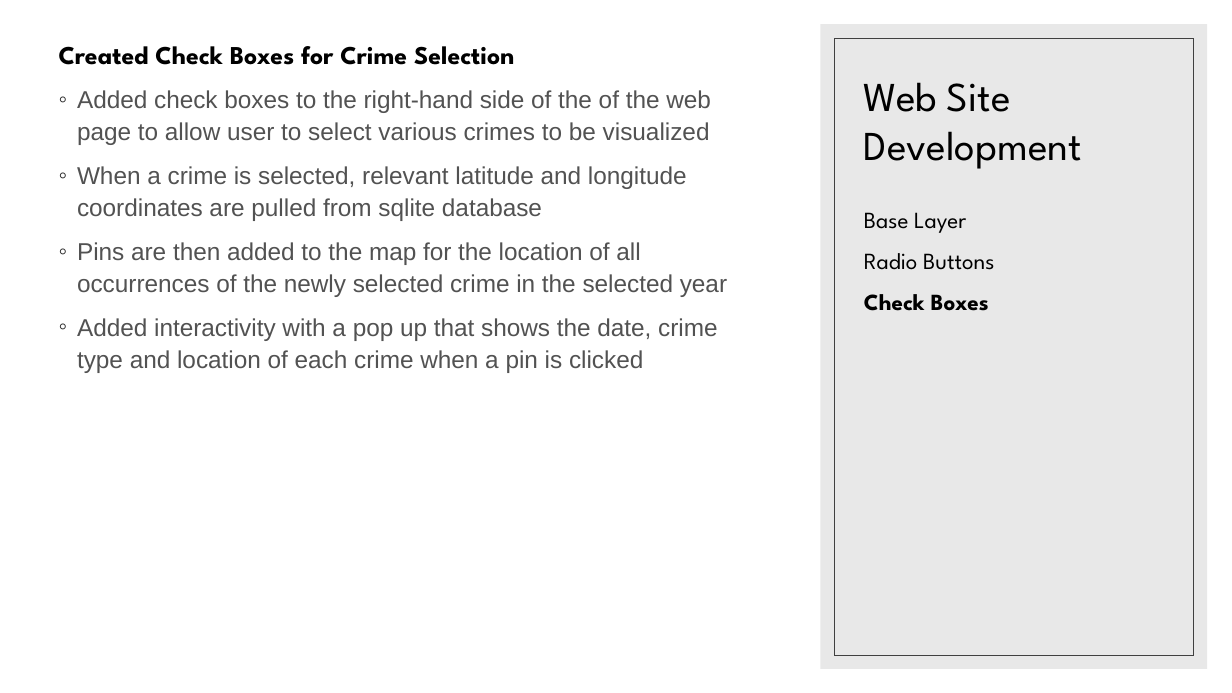
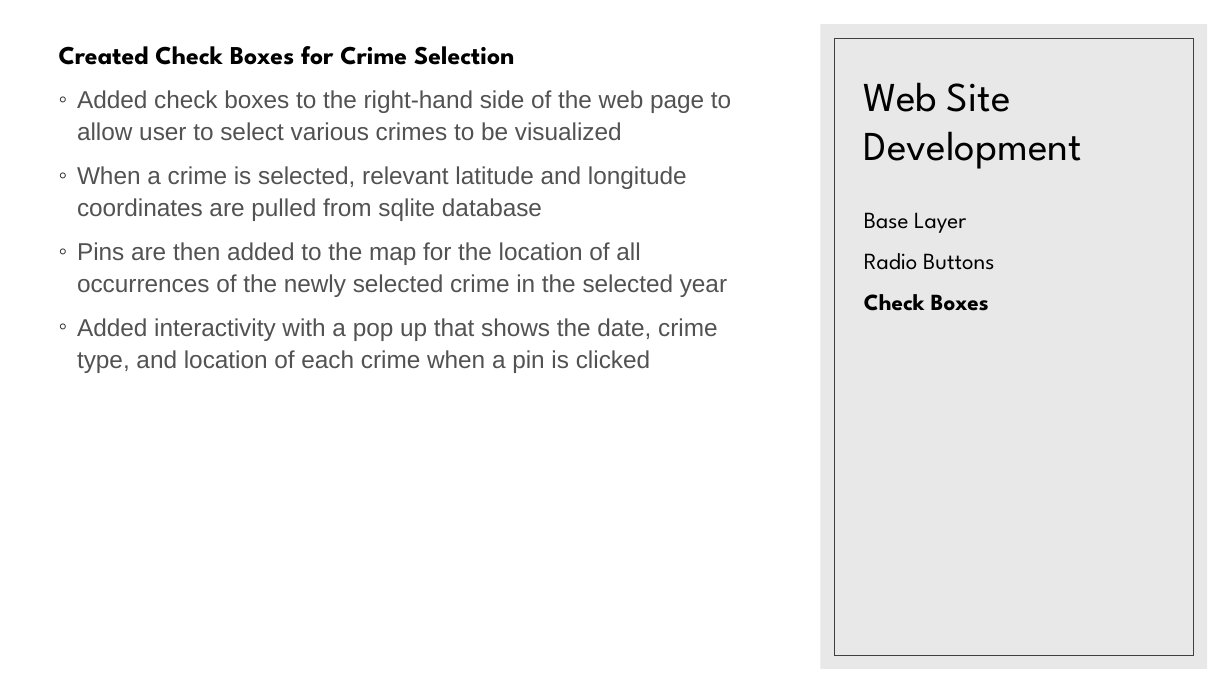
Before and after one commit to bsitati/Comparing-Annual-Median-Income-and-Annual-Crimes-in-Chicago, a slide deck: slide 12 of Files/Project_II.pptx. Drawn at 1232x693 pixels with LibreOffice and Linux fonts; fonts in the diff are those of the drawing. Boxes give left, top, right and bottom in pixels: in the first picture for what was removed or moved away, otherwise in the second. Text is boxed around its words. In the diff, an @@ line names an element or a change of style, - is before the commit and + after.

```diff
--- a/Files/Project_II.pptx
+++ b/Files/Project_II.pptx
@@ text at bbox=[77, 90, 731, 140]: text changed @@
-◦ Added check boxes to the right-hand side of the of the web page to allow user to select various crimes to be visualized
+◦ Added check boxes to the right-hand side of the web page to allow user to select various crimes to be visualized
@@ text at bbox=[77, 318, 717, 373]: text changed @@
-◦ Added interactivity with a pop up that shows the date, crime type and location of each crime when a pin is clicked
+◦ Added interactivity with a pop up that shows the date, crime type, and location of each crime when a pin is clicked
```
Also in this commit, not shown: 1 other slide changed, 3 slides added.
